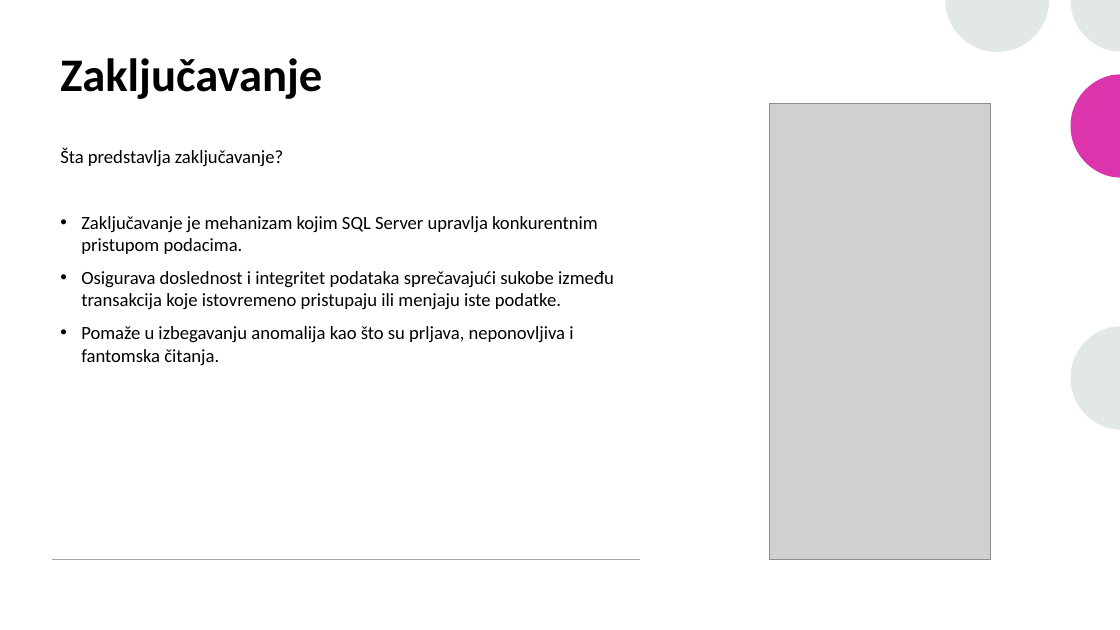
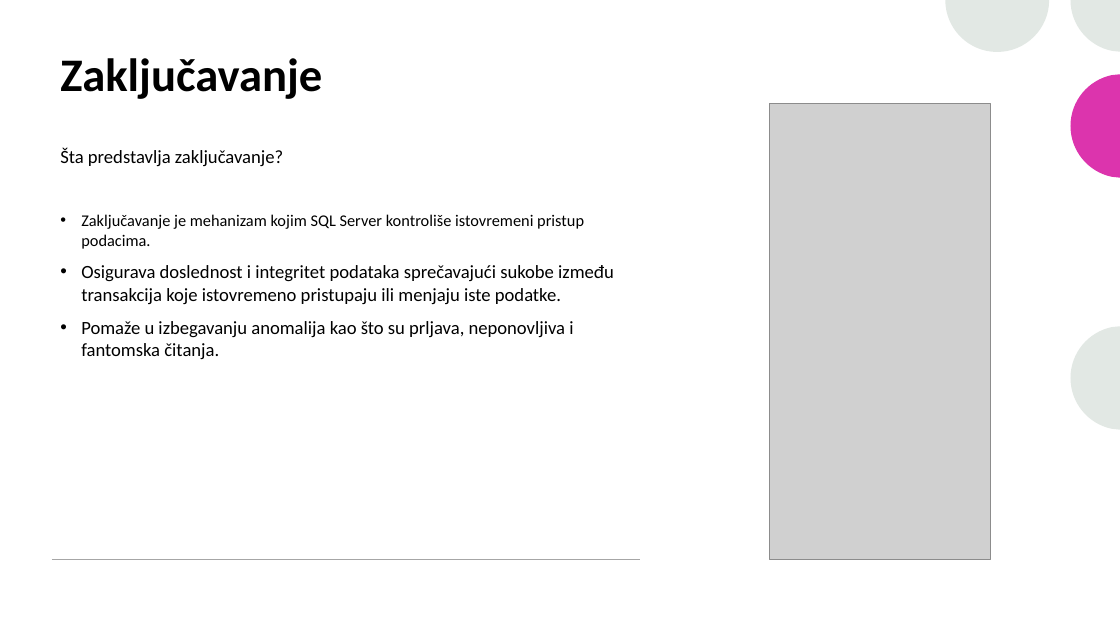
Before and after one commit to stefan-ml/DBMS, a slide deck: slide 15 of Obrada transakcija, planovi izvršenja transakcija, izolacija i zaključavanje/Obrada transakcija, planovi izvršavanja transakcija, izolacija i zaključavanje kod MS SQL baze podataka.pptx. Drawn at 1120x630 pixels with LibreOffice and Linux fonts; fonts in the diff are those of the drawing; grey boxes stand for pictures. Boxes give left, top, right and bottom in pixels: in the first picture for what was removed or moved away, otherwise in the second. Text is boxed around its words. In the diff, an @@ line names an element or a change of style, - is before the commit and + after.

```diff
--- a/Obrada transakcija, planovi izvršenja transakcija, izolacija i zaključavanje/Obrada transakcija, planovi izvršavanja transakcija, izolacija i zaključavanje kod MS SQL baze podataka.pptx
+++ b/Obrada transakcija, planovi izvršenja transakcija, izolacija i zaključavanje/Obrada transakcija, planovi izvršavanja transakcija, izolacija i zaključavanje kod MS SQL baze podataka.pptx
@@ text at bbox=[81, 214, 584, 249]: text changed; size 16 to 14 pt @@
-• Zaključavanje je mehanizam kojim SQL Server upravlja konkurentnim pristupom podacima.
+• Zaključavanje je mehanizam kojim SQL Server kontroliše istovremeni pristup podacima.
```
Also in this commit, not shown: 4 other slides changed.
